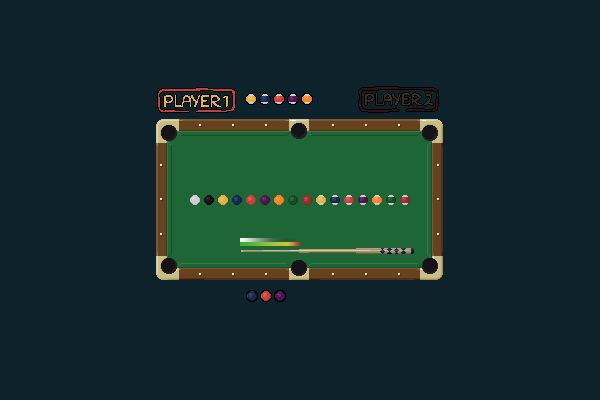
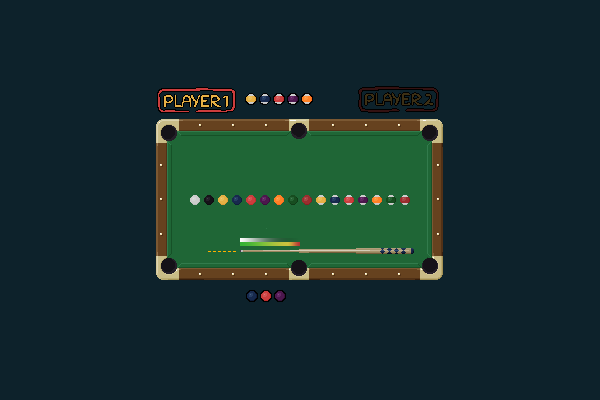
Before/after of a (600, 400) layered artwork. What changed in the layer stack:
added layer "dotted-line" in group "cue-stick-group" over 208, 251, 236, 252
